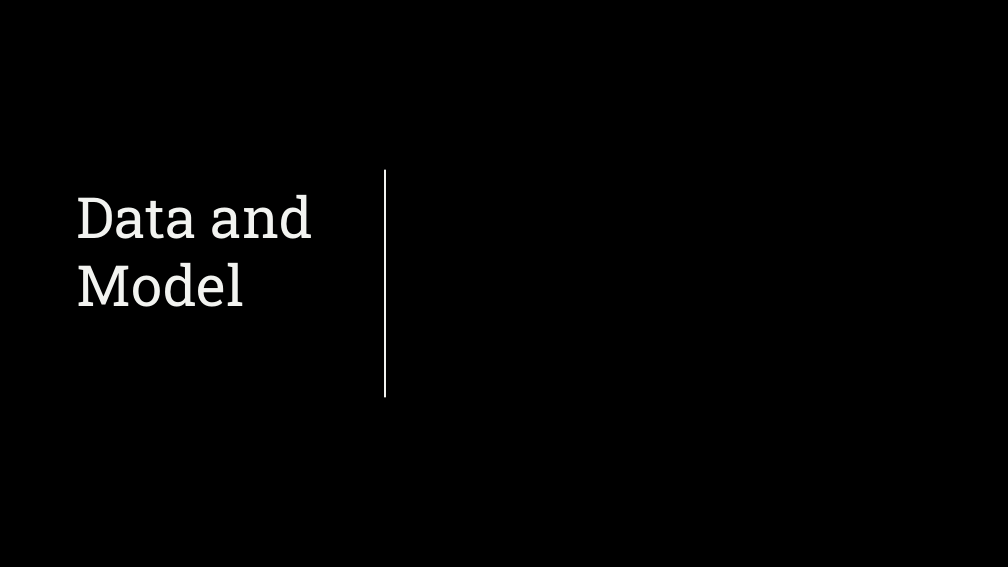
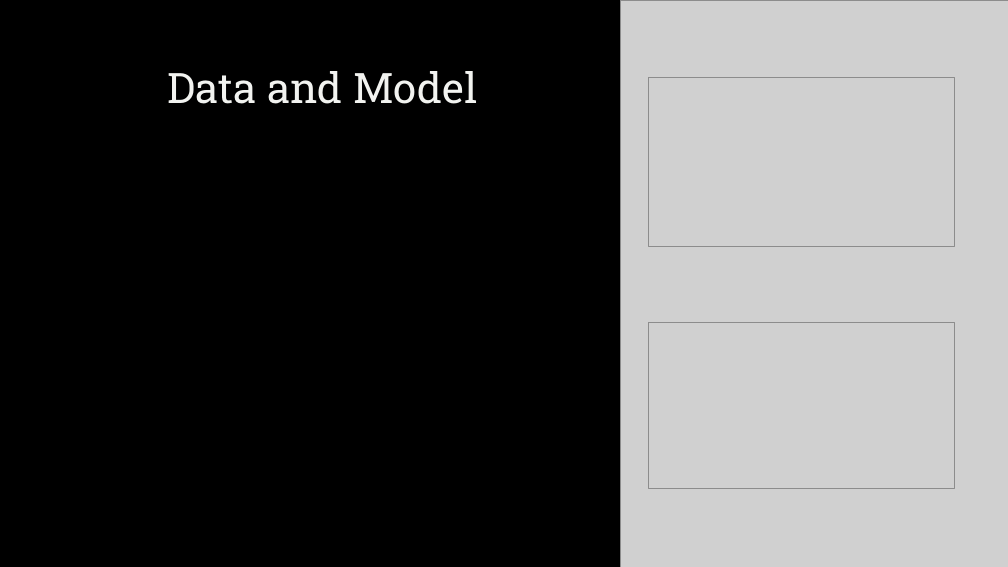
Before and after one commit to ekremdemirboga/modelling-calcium-oscillations-in-astrocytes, a slide deck: slide 5 of final/final.pptx. Drawn at 1008x567 pixels with LibreOffice and Linux fonts; fonts in the diff are those of the drawing; grey boxes stand for pictures; background and template pictures are left out. Boxes give left, top, right and bottom in pixels: in the first picture for what was removed or moved away, otherwise in the second. Text is boxed around its words. In the diff, an @@ line names an element or a change of style, - is before the commit and + after.

```diff
--- a/final/final.pptx
+++ b/final/final.pptx
@@ picture added at [620,0,1008,567] @@
@@ title "Data and Model": place and size @@
-title "Data and Model" at [77,194,313,307]
+title "Data and Model" at [168,71,477,104]
@@ title "Data and Model" at [168,71,477,104]: size 54 to 40 pt; alignment left to centre @@
@@ picture added at [649,77,955,247] @@
@@ line removed from (385, 170) to (385, 397) @@
@@ picture added at [649,322,955,488] @@
```
Also in this commit, not shown: 3 other slides changed, 4 other files.
